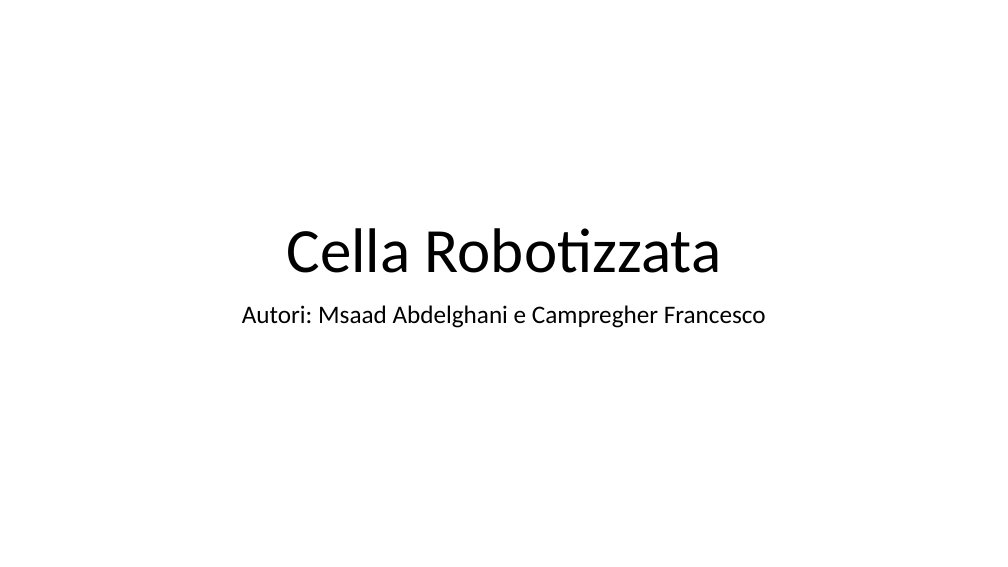
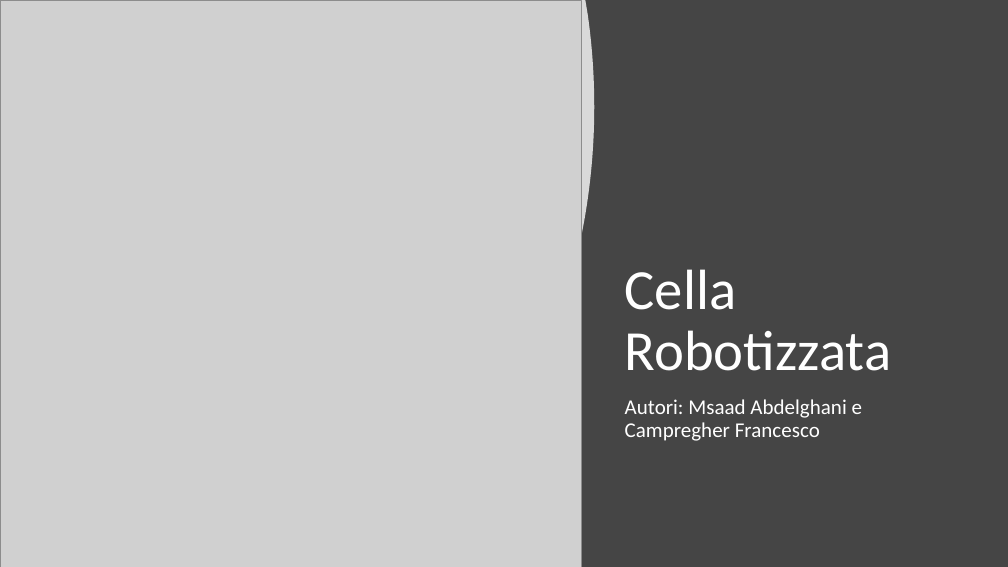
Before and after one commit to 99Abdel/Progetto_ABB_Robotstudio, a slide deck: slide 1 of Presentazione.pptx. Drawn at 1008x567 pixels with LibreOffice and Linux fonts; fonts in the diff are those of the drawing; grey boxes stand for pictures. Boxes give left, top, right and bottom in pixels: in the first picture for what was removed or moved away, otherwise in the second. Text is boxed around its words. In the diff, an @@ line names an element or a change of style, - is before the commit and + after.

```diff
--- a/Presentazione.pptx
+++ b/Presentazione.pptx
@@ background #FFFFFF to #454545 @@
@@ freeform shape added at [0,0,594,567], fill #FFFFFF at 80% opacity @@
@@ picture added at [0,0,582,567] @@
@@ title "Cella Robotizzata": place and size @@
-title "Cella Robotizzata" at [287,228,721,273]
+title "Cella Robotizzata" at [625,269,892,371]
@@ title "Cella Robotizzata" at [625,269,892,371]: size 60 to 54 pt, text colour #000000 to #FFFFFF; alignment centre to left @@
@@ subtitle "Autori: Msaad Abdelghani e Campregher ...": place and size @@
-subtitle "Autori: Msaad Abdelghani e Campregher ..." at [242,305,766,328]
+subtitle "Autori: Msaad Abdelghani e Campregher ..." at [625,399,862,441]
@@ subtitle "Autori: Msaad Abdelghani e Campregher ..." at [625,399,862,441]: size 24 to 20 pt, text colour #000000 to #FFFFFF; alignment centre to left @@
```
Also in this commit, not shown: 2 other slides changed, 8 slides added.
